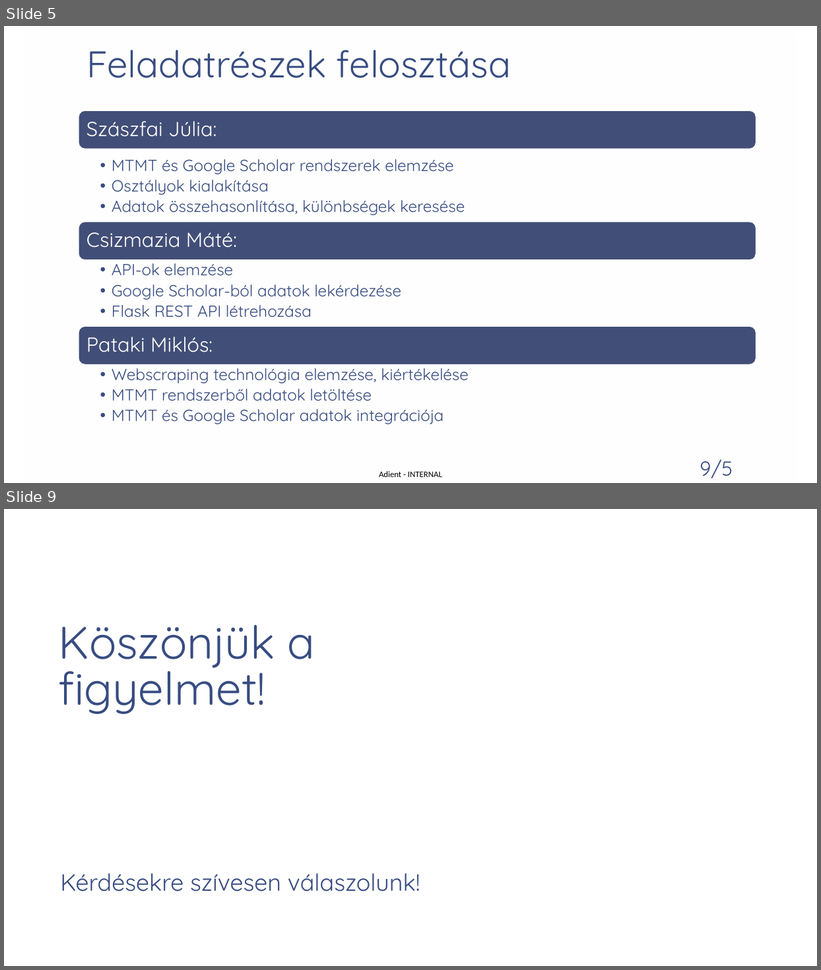
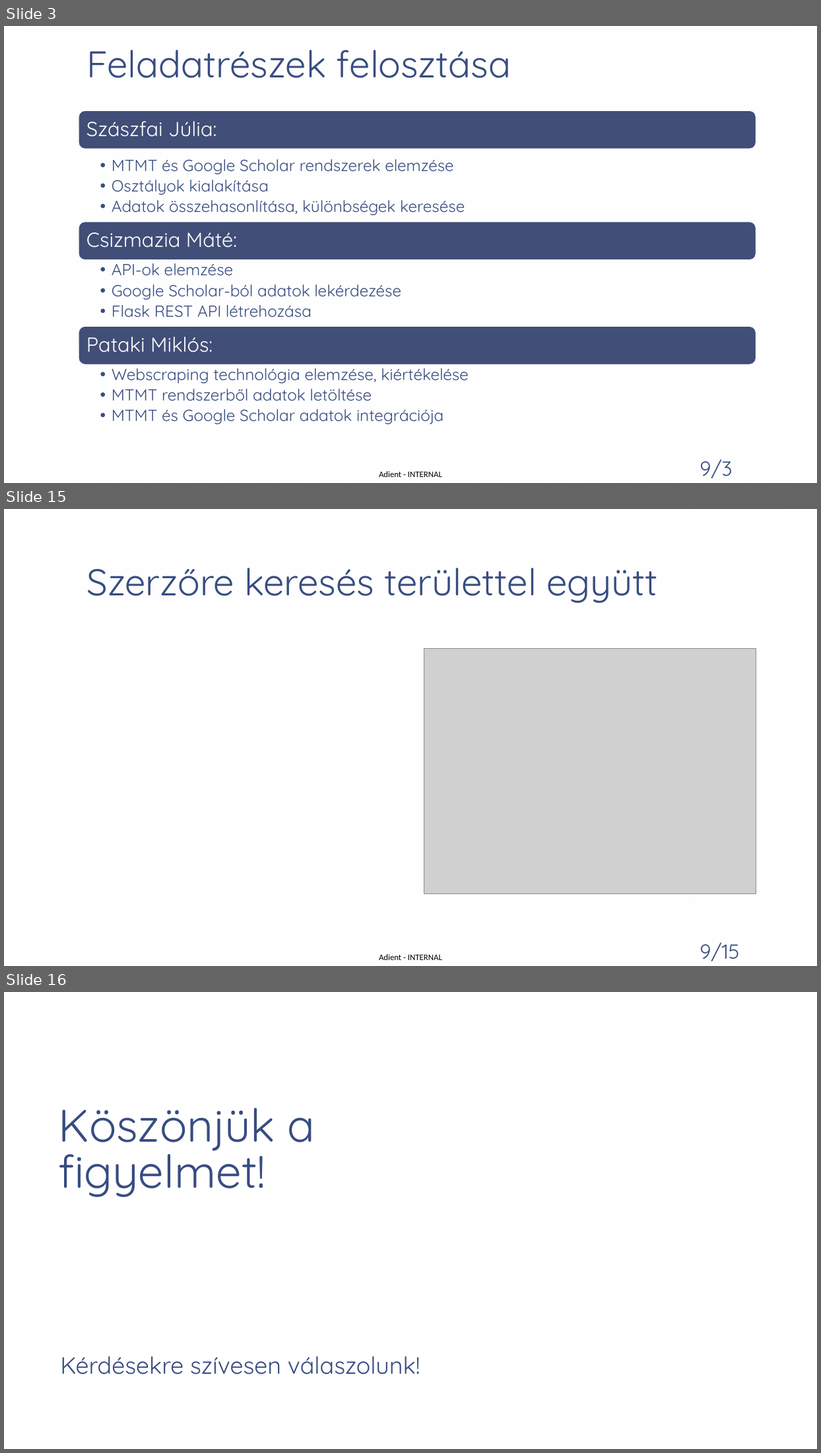
Before and after one commit to patmik2012/PubSync, a slide deck: Publikációs listák szinkronizálása.pptx. Shown one above the other, each under a label of ours: slides 5 and 9 before the commit, slides 3, 15 and 16 after it; the slides between them are not shown. The pictures are 821x970 and 821x1453 pixels, drawn with LibreOffice and Linux fonts; fonts in the diff are those of the drawing; grey boxes stand for pictures; background and template pictures are left out. Boxes give left, top, right and bottom in pixels: in the first picture for what was removed or moved away, otherwise in the second. Text is boxed around its words. In the diff, an @@ line names an element or a change of style, - is before the commit and + after.

```diff
--- a/Publikációs listák szinkronizálása.pptx
+++ b/Publikációs listák szinkronizálása.pptx
@@ slide 15 added at <box>4,509,817,966</box>, background picture (left out); not listed: 3 template elements that a slide beside it also shows @@
@@ title added at <box>86,568,658,603</box>, 44 pt, text #374C81 @@
+Szerzőre keresés területtel együtt
@@ picture added at <box>424,649,756,894</box> @@
@@ what was slide 5 is now slide 3 @@
@@ page number at <box>700,460,732,479</box>: text changed @@
-9/5
+9/3
@@ what was slide 9 is now slide 16 @@
```
Also in this commit, not shown: 1 slide changed, 10 other slides added, 4 slides removed, 2 other files.
